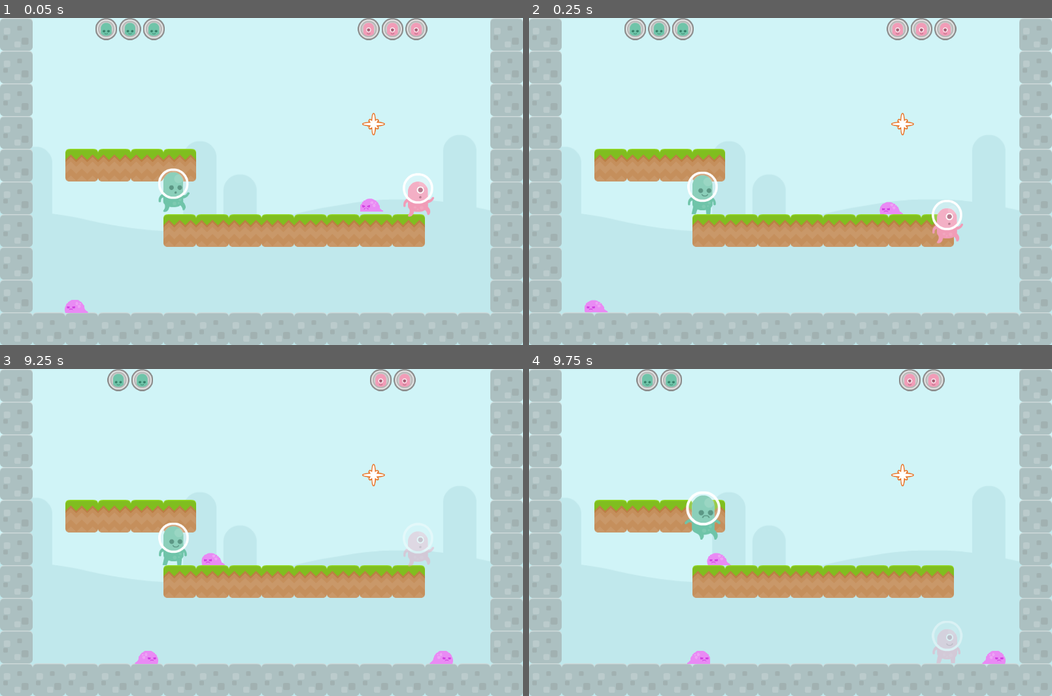
Above: before the commit, frames 1-4 (two rows, left to right).
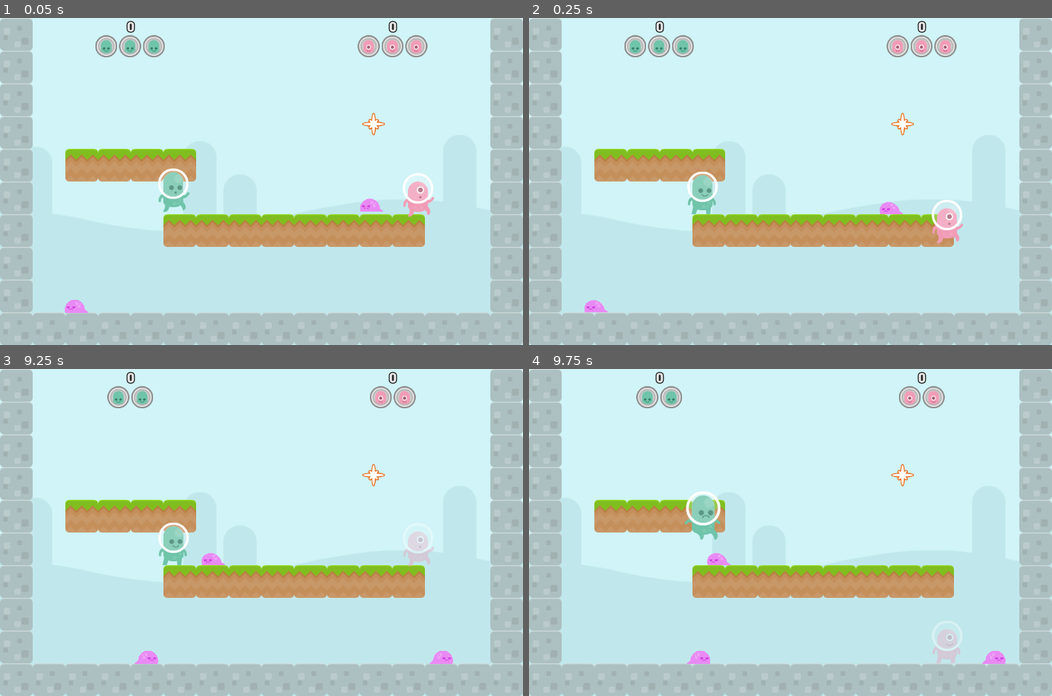
Above: after the commit, the same moments.

Repository: doctor-g/AltNaGaDeMon2021
Game: Godot game, scene res://World/Level.tscn
Two runs of this game, one before a commit and one after it. Both use one fixed random seed, a clock stepped at 60 frames per second and the inputs below.
Inputs:
- Up to frame 1 (0.05 s): no input
- Up to frame 2 (0.25 s): no input
- Up to frame 3 (9.25 s): no input
- Up to frame 4 (9.75 s): no input

The runs differ from the first frame. In frame 1, 2.3% of the frame differs, in the area x 18-82%, y 0-12%; in frame 2, 2.3%; in frame 3, 1.6%; in frame 4, 1.6%.

Commit message:
Implement simple scoring mechanism and show score

Diff:
--- a/project/Enemies/Slime/Slime.gd
+++ b/project/Enemies/Slime/Slime.gd
@@ -25,5 +25,7 @@
 		_sprite.flip_h = _moving_right
 
 
-func damage()->void:
+# Damage the enemy, with the damage coming from the given source (player)
+func damage(source)->void:
+	source.score += 100
 	queue_free()
--- a/project/Player/LivesBox.gd
+++ /dev/null
@@ -1,22 +0,0 @@
-extends HBoxContainer
-
-const _ICONS = [
-	preload("res://Player/Pawn/P1Images/hud_p1Alt.png"),
-	preload("res://Player/Pawn/P2Images/hud_p3Alt.png")
-]
-
-var player setget _set_player
-
-
-func _set_player(value)->void:
-	player = value
-	for _i in range(0,player.lives):
-		var icon := TextureRect.new()
-		icon.texture = _ICONS[player.index]
-		add_child(icon)
-
-	player.connect("lives_changed", self, "_on_Player_lives_changed")
-
-
-func _on_Player_lives_changed(_new_lives:int)->void:
-	remove_child(get_child(0))
--- a/project/Player/LivesBox.tscn
+++ /dev/null
@@ -1,13 +0,0 @@
-[gd_scene load_steps=2 format=2]
-
-[ext_resource path="res://Player/LivesBox.gd" type="Script" id=2]
-
-[node name="LivesBox" type="HBoxContainer"]
-anchor_right = 1.0
-anchor_bottom = 1.0
-size_flags_horizontal = 3
-alignment = 1
-script = ExtResource( 2 )
-__meta__ = {
-"_edit_use_anchors_": false
-}
--- a/project/Player/Orb/Orb.gd
+++ b/project/Player/Orb/Orb.gd
@@ -14,6 +14,9 @@
 
 var color := _COLOR
 
+# The player who formed the orb
+var player
+
 var _gravity = ProjectSettings.get_setting("physics/2d/default_gravity")
 var _velocity := Vector2.ZERO
 var _kicked := false
@@ -29,6 +32,11 @@
 
 onready var _enemy_overlap_area := $EnemyOverlapArea
 onready var _anim_player := $AnimationPlayer
+
+
+func _ready():
+	assert(player!=null, "Player must be specified")
+
 
 func _draw():
 	var radius = $CollisionShape2D.shape.radius
@@ -73,6 +81,8 @@
 		if is_on_wall():
 			_bounces += 1
 			if _bounces >= max_bounces:
+				# Reward the player whose orb is expiring
+				player.score += 100
 				queue_free()
 			else:
 				_moving_right = not _moving_right
@@ -116,7 +126,7 @@
 # that means the orb was kicked, and we should damage
 # the enemy we hit
 func _on_EnemyOverlapArea_body_entered(body):
-	body.damage()
+	body.damage(player)
 
 
 func _on_AnimationPlayer_animation_finished(_anim_name):
--- a/project/Player/Pawn/Pawn.gd
+++ b/project/Player/Pawn/Pawn.gd
@@ -9,6 +9,7 @@
 export var speed := 250
 export var jump_strength := 780
 
+var player
 var start_invincible := false
 var index := 0
 
@@ -24,6 +25,8 @@
 onready var _sprite_container := $SpriteContainer
 
 func _ready():
+	assert(player!=null, "Player must be specified")
+
 	_action_prefix = "p%d_" % (index + 1)
 
 	# Use the right animated sprite based on the player index
@@ -89,6 +92,7 @@
 
 	if Input.is_action_just_pressed(_action("fire")):
 		var projectile := _PROJECTILE.instance()
+		projectile.player = player
 		projectile.direction = Vector2.LEFT if _sprite.flip_h else Vector2.RIGHT
 		projectile.position = $ProjectileLaunchPoint.global_position
 		get_parent().add_child(projectile)
--- a/project/Player/Player.gd
+++ b/project/Player/Player.gd
@@ -1,29 +1,35 @@
 class_name Player
 extends Object
 
+signal score_changed(new_score)
 signal lives_changed(new_lives)
 
-var lives : int = 3
 var index := -1
-
-var pawn : Pawn setget _set_pawn
+var lives := 3 setget _set_lives
+var score := 0 setget _set_score
+var pawn setget _set_pawn
 
 func _init(_index:int):
 	index = _index
 
 
 func make_hud()->Control:
-	var lives_box : Control = preload("res://Player/LivesBox.tscn").instance()
+	var lives_box : Control = preload("res://Player/PlayerHUD.tscn").instance()
 	lives_box.player = self
 	return lives_box
 
 
-func _set_lives_changed(value:int)->void:
-	lives = value
-	emit_signal("lives_changed",value)
+func _set_score(value:int)->void:
+	score = value
+	emit_signal("score_changed", score)
 
 
-func _set_pawn(value:Pawn)->void:
+func _set_lives(value:int)->void:
+	lives = value
+	emit_signal("lives_changed", lives)
+
+
+func _set_pawn(value)->void:
 	pawn = value
 	# warning-ignore:return_value_discarded
 	pawn.connect("dead", self, "_on_Pawn_dead")
--- /dev/null
+++ b/project/Player/PlayerHUD.gd
@@ -0,0 +1,31 @@
+extends VBoxContainer
+
+const _ICONS = [
+	preload("res://Player/Pawn/P1Images/hud_p1Alt.png"),
+	preload("res://Player/Pawn/P2Images/hud_p3Alt.png")
+]
+
+var player
+
+onready var _lives_box := $LivesBox
+onready var _score_label := $ScoreLabel
+
+func _ready():
+	assert (player != null, "Player must be set during initialization")
+	for _i in range(0, player.lives):
+		var icon := TextureRect.new()
+		icon.texture = _ICONS[player.index]
+		_lives_box.add_child(icon)
+
+	_score_label.text = str(player.score)
+	player.connect("lives_changed", self, "_on_Player_lives_changed")
+	player.connect("score_changed", self, "_on_Player_score_changed")
+
+
+func _on_Player_lives_changed(_new_lives:int)->void:
+	var life_icon = _lives_box.get_child(0)
+	_lives_box.remove_child(life_icon)
+
+
+func _on_Player_score_changed(new_score:int)->void:
+	_score_label.text = str(new_score)
--- /dev/null
+++ b/project/Player/PlayerHUD.tscn
@@ -0,0 +1,37 @@
+[gd_scene load_steps=4 format=2]
+
+[ext_resource path="res://Player/PlayerHUD.gd" type="Script" id=1]
+[ext_resource path="res://World/ConcertOne-Regular.ttf" type="DynamicFontData" id=2]
+
+[sub_resource type="DynamicFont" id=1]
+size = 32
+outline_size = 2
+outline_color = Color( 0.113725, 0.113725, 0.113725, 1 )
+font_data = ExtResource( 2 )
+
+[node name="PlayerHUD" type="VBoxContainer"]
+anchor_right = 1.0
+anchor_bottom = 1.0
+size_flags_horizontal = 3
+custom_constants/separation = 12
+alignment = 1
+script = ExtResource( 1 )
+__meta__ = {
+"_edit_use_anchors_": false
+}
+
+[node name="ScoreLabel" type="Label" parent="."]
+margin_top = 331.0
+margin_right = 1120.0
+margin_bottom = 357.0
+custom_colors/font_color = Color( 0.898039, 0.898039, 0.898039, 1 )
+custom_fonts/font = SubResource( 1 )
+text = "X"
+align = 1
+
+[node name="LivesBox" type="HBoxContainer" parent="."]
+margin_top = 369.0
+margin_right = 1120.0
+margin_bottom = 369.0
+size_flags_horizontal = 3
+alignment = 1
--- a/project/Player/Projectile/Projectile.gd
+++ b/project/Player/Projectile/Projectile.gd
@@ -4,7 +4,13 @@
 
 export var speed := 350
 
+# The player who created this projectile
+var player
 var direction := Vector2.ZERO
+
+func _ready():
+	assert(player!=null, "Player must be specified")
+
 
 func _physics_process(_delta):
 	# warning-ignore:return_value_discarded
@@ -14,6 +20,7 @@
 		if collision.collider.is_in_group("enemies"):
 			var enemy : KinematicBody2D = collision.collider
 			var orb : KinematicBody2D = _Orb.instance()
+			orb.player = player
 			orb.set_as_toplevel(true)
 			orb.global_position = collision.position
 			get_parent().add_child(orb)
--- a/project/World/Level.gd
+++ b/project/World/Level.gd
@@ -17,6 +17,7 @@
 
 func _spawn_player(index:int, invincible: bool)->Pawn:
 	var pawn : Pawn = preload("res://Player/Pawn/Pawn.tscn").instance()
+	pawn.player = _players[index]
 	pawn.index = index
 	pawn.start_invincible = invincible
 	pawn.position = $SpawnPoints.get_children()[index].position
